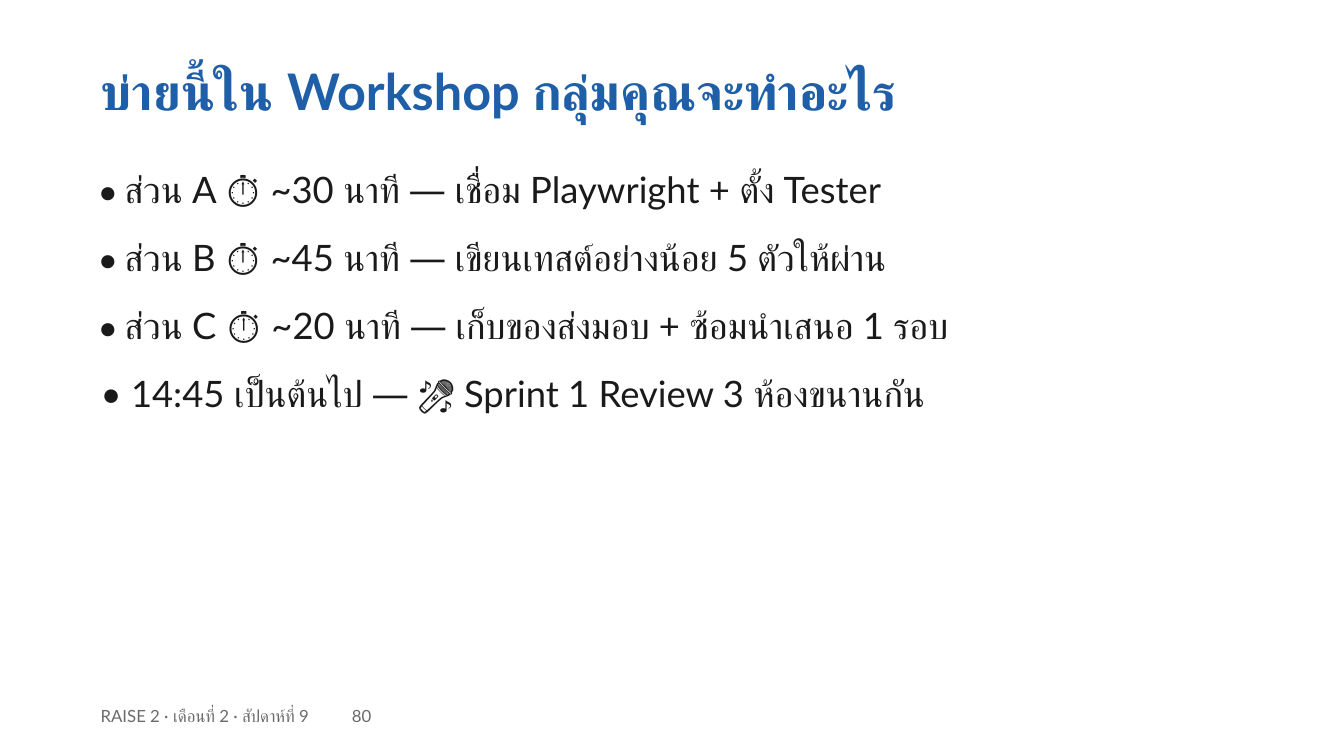
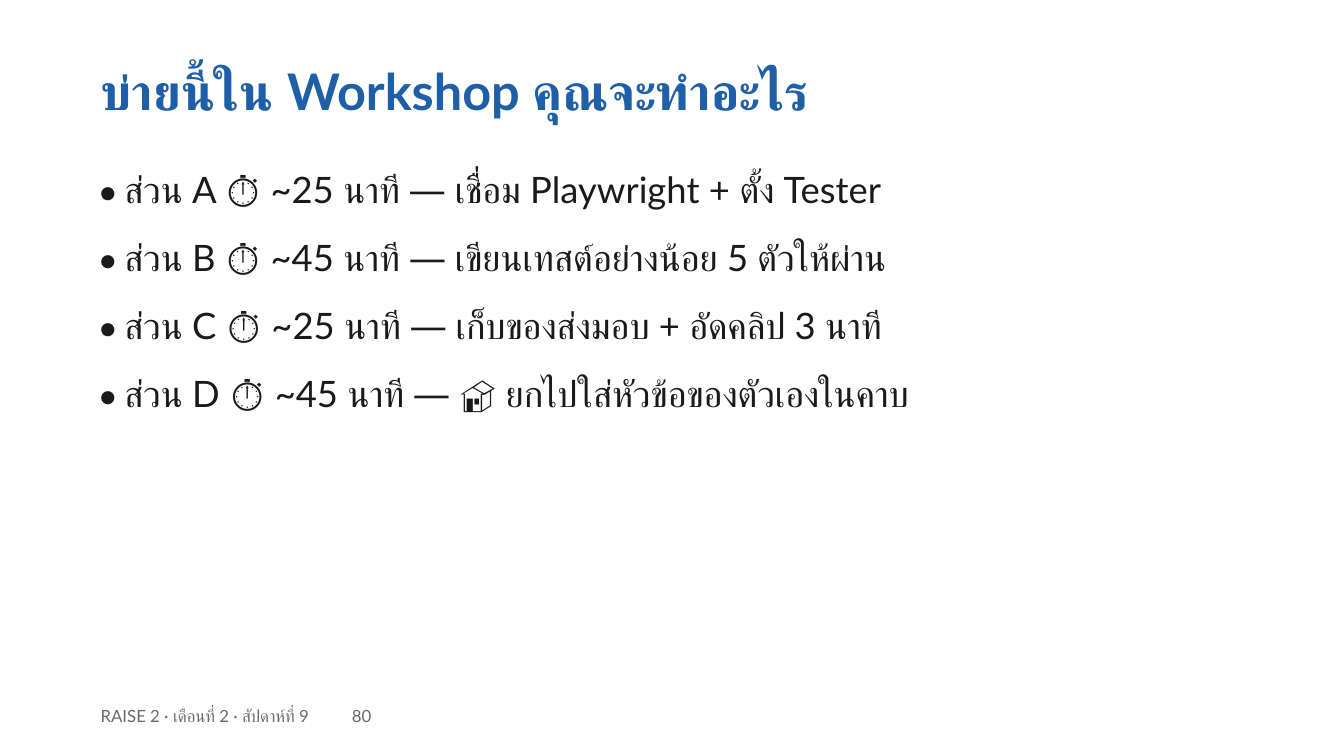
Before and after one commit to cnacha-mfu/raise2-module2, a slide deck: slide 80 of materials/week9/w9-slides.pptx. Drawn at 1344x756 pixels with LibreOffice and Linux fonts; fonts in the diff are those of the drawing. Boxes give left, top, right and bottom in pixels: in the first picture for what was removed or moved away, otherwise in the second. Text is boxed around its words. In the diff, an @@ line names an element or a change of style, - is before the commit and + after.

```diff
--- a/materials/week9/w9-slides.pptx
+++ b/materials/week9/w9-slides.pptx
@@ text at [101,71,808,123]: text changed @@
-บ่ายนี้ใน Workshop กลุ่มคุณจะทำอะไร
+บ่ายนี้ใน Workshop คุณจะทำอะไร
@@ text at [124,175,881,210]: text changed @@
-• ส่วน A ⏱ ~30 นาที — เชื่อม Playwright + ตั้ง Tester
+• ส่วน A ⏱ ~25 นาที — เชื่อม Playwright + ตั้ง Tester
@@ text at [124,310,881,340]: text changed @@
-• ส่วน C ⏱ ~20 นาที — เก็บของส่งมอบ + ซ้อมนำเสนอ 1 รอบ
+• ส่วน C ⏱ ~25 นาที — เก็บของส่งมอบ + อัดคลิป 3 นาที
@@ text at [124,378,909,408]: text changed @@
-• 14:45 เป็นต้นไป — 🎤 Sprint 1 Review 3 ห้องขนานกัน
+• ส่วน D ⏱ ~45 นาที — 🏠 ยกไปใส่หัวข้อของตัวเองในคาบ
```
Also in this commit, not shown: 24 other slides changed, 25 other files.
